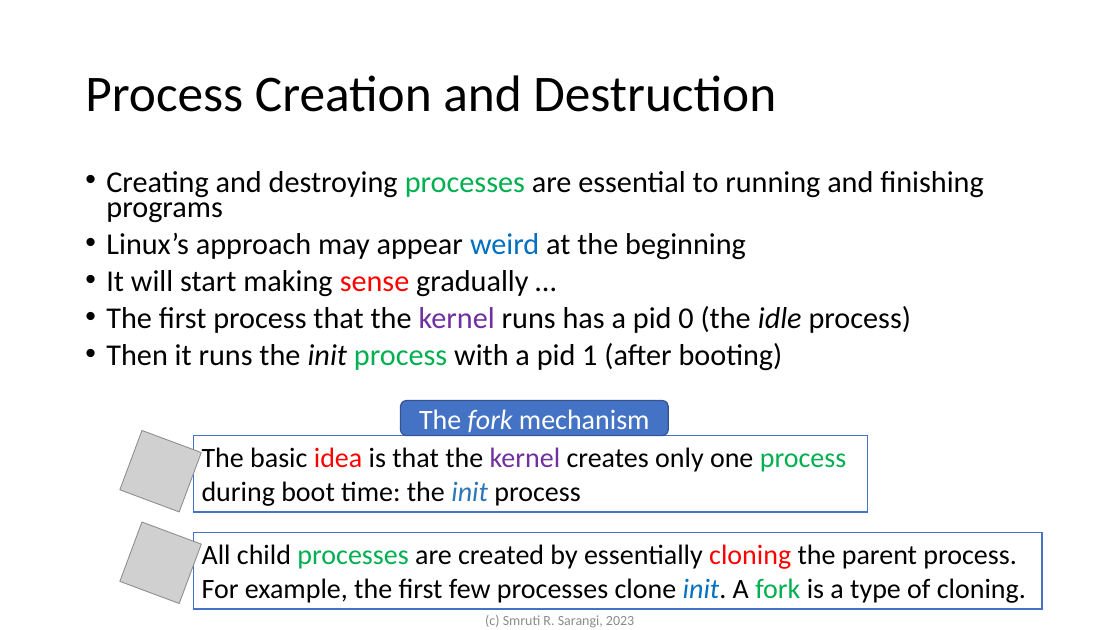
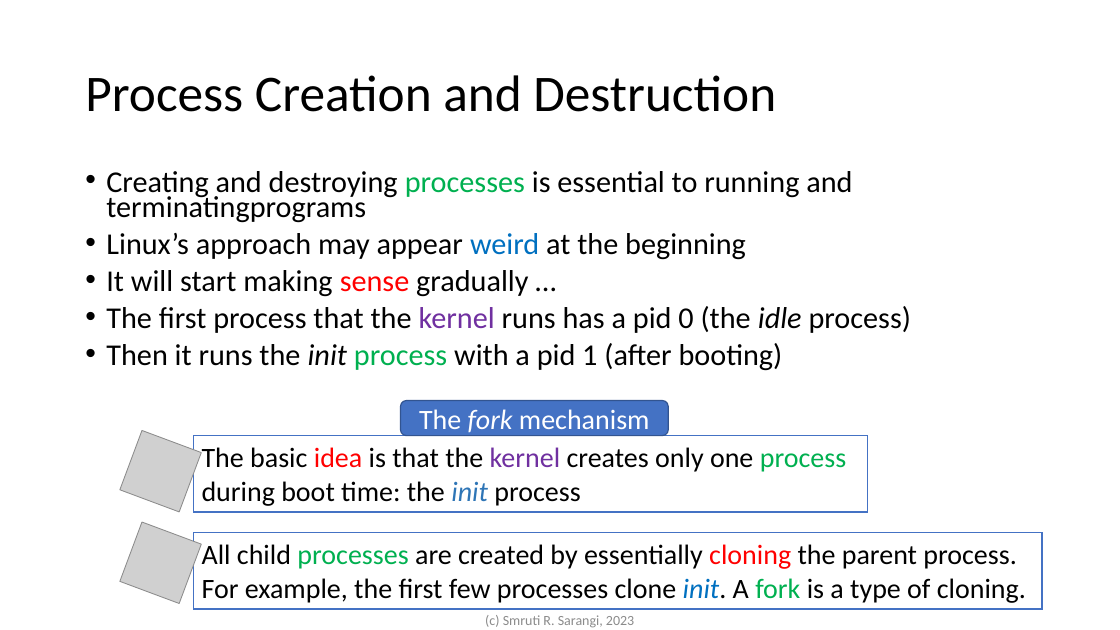
Before and after one commit to sarthak-panda/Sem6, a slide deck: slide 56 of COL331/LEC/3.processes.pptx (slide 51 before the commit). Drawn at 1120x630 pixels with LibreOffice and Linux fonts; fonts in the diff are those of the drawing; grey boxes stand for pictures. Boxes give left, top, right and bottom in pixels: in the first picture for what was removed or moved away, otherwise in the second. Text is boxed around its words. In the diff, an @@ line names an element or a change of style, - is before the commit and + after.

```diff
--- a/COL331/LEC/3.processes.pptx
+++ b/COL331/LEC/3.processes.pptx
@@ text at (106, 171, 852, 223): text changed @@
-• Creating and destroying processes are essential to running and finishing programs
+• Creating and destroying processes is essential to running and terminatingprograms
```
Also in this commit, not shown: 34 other slides changed, 7 slides added, 2 slides removed, 13 other files.
